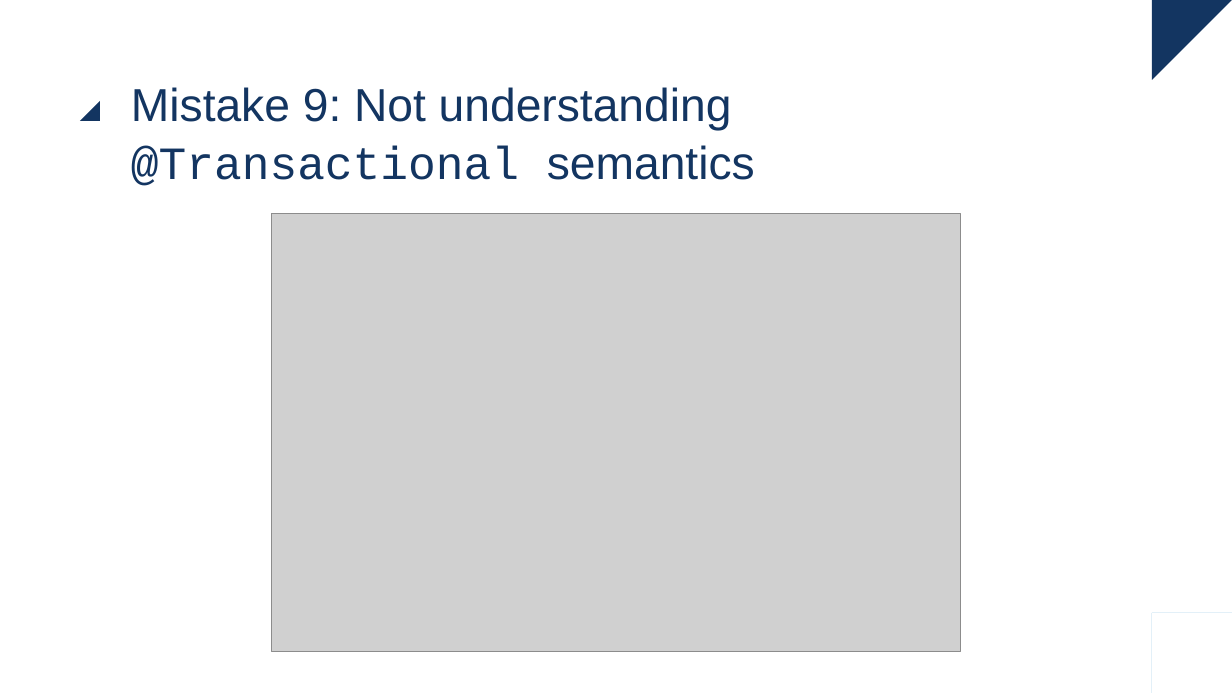
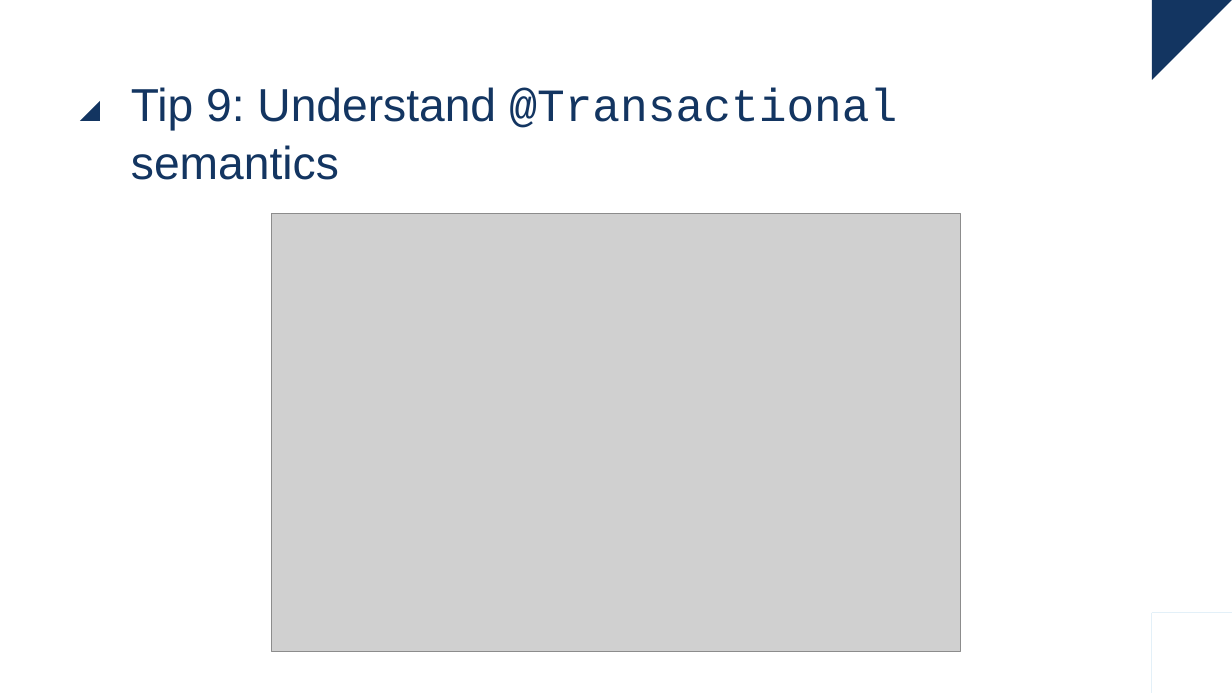
Before and after one commit to raoulvdberge/jpa-with-hibernate, a slide deck: slide 51 of slides.pptx. Drawn at 1232x693 pixels with LibreOffice and Linux fonts; fonts in the diff are those of the drawing; grey boxes stand for pictures. Boxes give left, top, right and bottom in pixels: in the first picture for what was removed or moved away, otherwise in the second. Text is boxed around its words. In the diff, an @@ line names an element or a change of style, - is before the commit and + after.

Commit message:
Use "Tip" language instead of "Mistake" on "Performance tips and common mistakes"

```diff
--- a/slides.pptx
+++ b/slides.pptx
@@ title at (131,87,897,180): text changed @@
-Mistake 9: Not understanding @Transactional semantics
+Tip 9: Understand @Transactional semantics
```
Also in this commit, not shown: 12 other slides changed, 1 other file.
